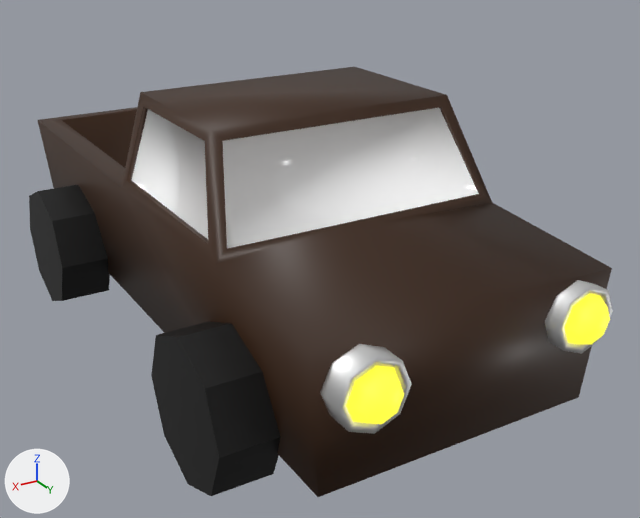
One commit to the glTF model public/Car.glb: the scene before it, then after it.
One viewpoint serves both versions: a 50 mm camera at (4.32, 7.73, 5.01) aimed at (-0.35, -0.05, 1.12). Every picture has the same lights, and +X, +Y and +Z are marked at lower left. Vertices at the same position are counted once.
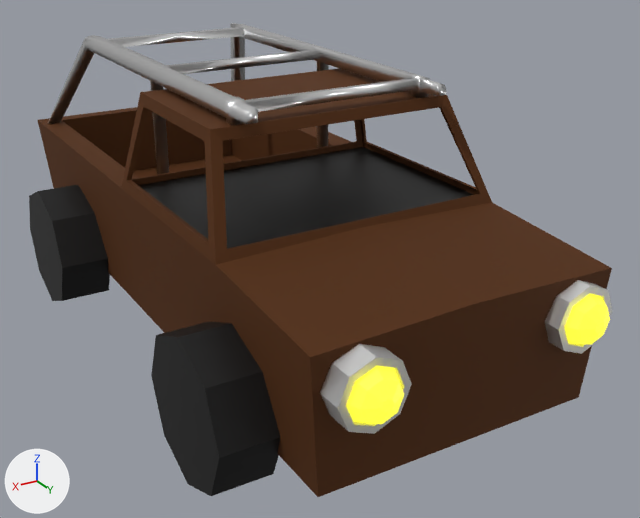
What differs and where, as boxes (x1, y1, x2, y2) in the pictures (640 x 518 px):
'Cylinder.005', surface changed, reshaped
    before: (29, 67, 613, 497)
    after: (29, 68, 613, 497)
'Cube', added
    after: (48, 23, 446, 175)
part 1 of me_cylinder_005, cut back
    before: (132, 108, 478, 249)
    after: (138, 147, 474, 249)

The change, as a diff of the scene's bpy script:
```diff
--- a/public/Car.glb.py
+++ b/public/Car.glb.py
@@ mat_car @@
 mat_car.base_color = (0.0429, 0.0151, 0.00355)  # brown #3a210c
+mat_car.roughness = 0.79
@@ mat_metal @@
+mat_metal = principled_material('mETAL')
+mat_metal.base_color = (0.8, 0.8, 0.8)  # white #e7e7e7
+mat_metal.metallic = 1.0
+mat_metal.roughness = 0.29
@@ me_cylinder_005 @@
 # used by ob_cylinder_005; location = (0.0, 0.0, 0.0)
-me_cylinder_005.from_pydata(...)  # 242 vertices, 456 faces; spans x -2.02..1.99, y -4.35..3.33, z 0.04..3.02
+me_cylinder_005.from_pydata(...)  # 242 vertices, 448 faces; spans x -2.02..1.99, y -4.35..3.33, z 0.04..3.02
+# me_cylinder_005 part 1
+# 12 faces are deleted
+# 4 new faces join them, mat_tire (black #000000)
+# me_cylinder_005 part 2: the surface is now shaded flat
 me_cylinder_005.materials.append(mat_material)
@@ me_cylinder_005 @@
 me_cylinder_005.materials.append(mat_car)
-me_cylinder_005.materials.append(mat_windows)  # white #ffffff
@@ me_cube @@
+me_cube.from_pydata(...)  # 242 vertices, 494 faces; spans x -1.46..1.46, y -4.23..1.1, z 1.92..3.23
+me_cube.materials.append(mat_metal)  # white #e7e7e7
@@ ob_cube @@
+ob_cube = bpy.data.objects.new('Cube', me_cube)
+ob_cube.location = (0.0, 0.0, 0.0)
```
